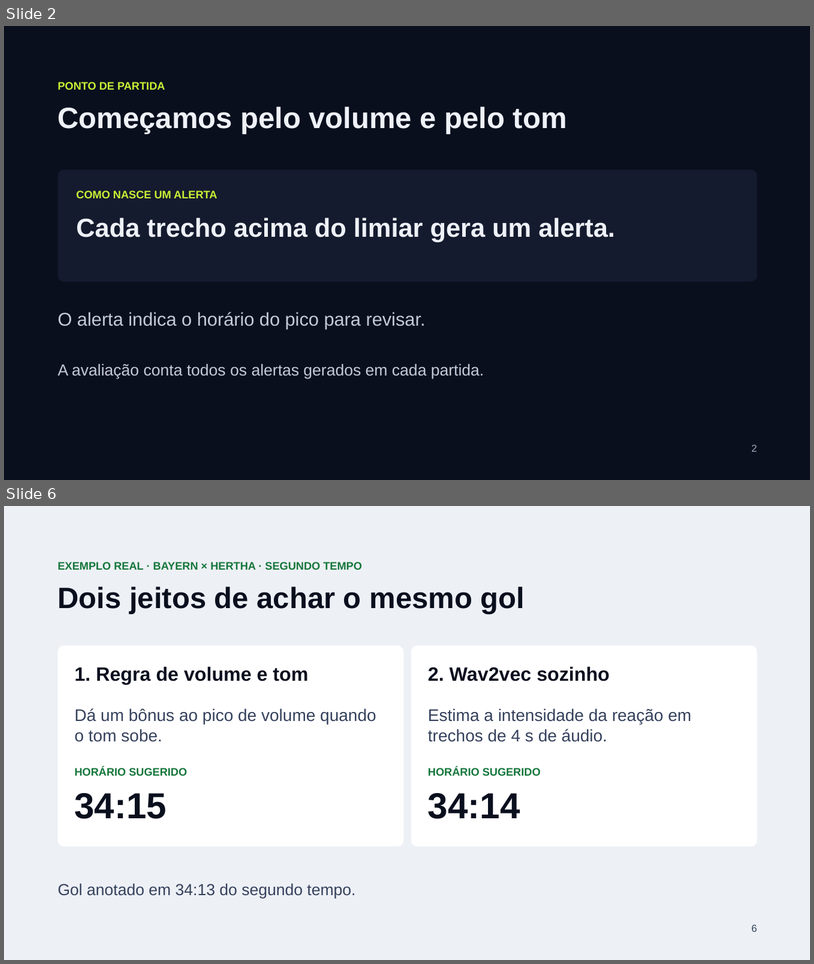
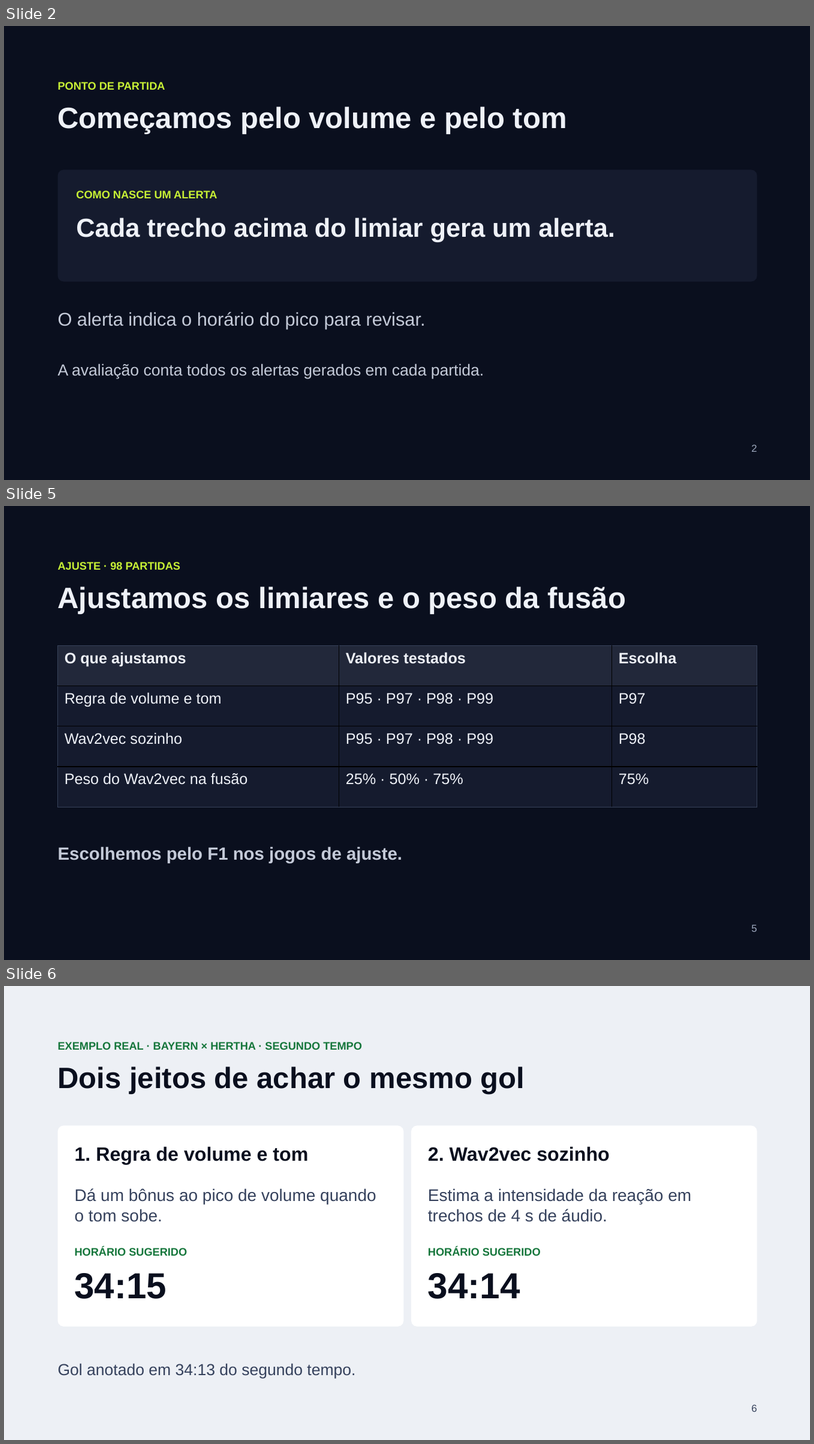
Before and after one commit to orlowf/PDSI-2026, a slide deck: slides/checkpoint-2/Signal-FC-Checkpoint-2.pptx. Shown one above the other, each under a label of ours: slides 2 and 6 before the commit, slides 2, 5 and 6 after it; the slides between them are not shown. The pictures are 814x964 and 814x1444 pixels, drawn with LibreOffice and Linux fonts; fonts in the diff are those of the drawing. Boxes give left, top, right and bottom in pixels: in the first picture for what was removed or moved away, otherwise in the second. Text is boxed around its words. In the diff, an @@ line names an element or a change of style, - is before the commit and + after.

Commit message:
Publica resultados finais do Checkpoint 2 em 493 partidas

```diff
--- a/slides/checkpoint-2/Signal-FC-Checkpoint-2.pptx
+++ b/slides/checkpoint-2/Signal-FC-Checkpoint-2.pptx
@@ slide 5 added at box(4, 506, 810, 960), background #0A0F1E @@
@@ text added at box(58, 562, 181, 570), 13 pt, text #C8F135, bold @@
+AJUSTE · 98 PARTIDAS
@@ text added at box(58, 586, 626, 614), 35 pt, text #EEF1F7, bold @@
+Ajustamos os limiares e o peso da fusão
@@ table added at box(58, 646, 757, 807), 4 rows, 3 columns @@
+O que ajustamos | Valores testados | Escolha
+Regra de volume e tom | P95 · P97 · P98 · P99 | P97
+Wav2vec sozinho | P95 · P97 · P98 · P99 | P98
+Peso do Wav2vec na fusão | 25% · 50% · 75% | 75%
@@ text added at box(58, 846, 402, 863), 21 pt, text #C4CAD8, bold @@
+Escolhemos pelo F1 nos jogos de ajuste.
@@ text added at box(752, 924, 757, 931), 12 pt, text #9DA8BE @@
+5
```
Also in this commit, not shown: 3 slides changed, 2 other slides added, 3 slides removed, 17 other files.
